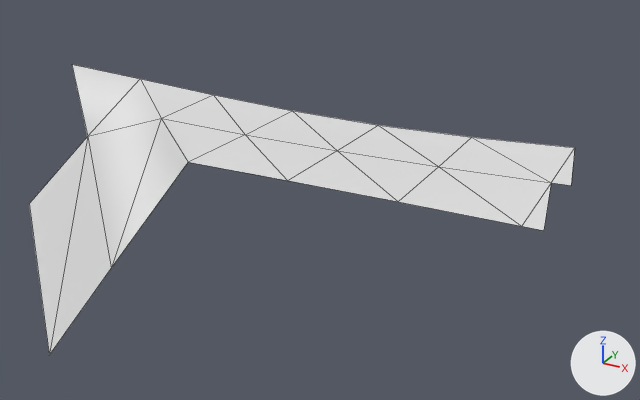
Renders of the OBJ model models/areas/flats/preview_sand_-3_-2.obj from each side of a commit.
One viewpoint serves both versions: a 50 mm camera at (-44.6, 4.6, 18.6) aimed at (-57.3, 27.8, 7.0). Every picture has the same lights, and +X, +Y and +Z are marked at lower right. The first picture is the older version. Mesh edges are drawn as thin lines. Where no turn or scale is listed for an object, it has been applied to the vertices. Vertices at exactly the same position are counted once.

The first picture shows 'preview_sand_-3_-2'.
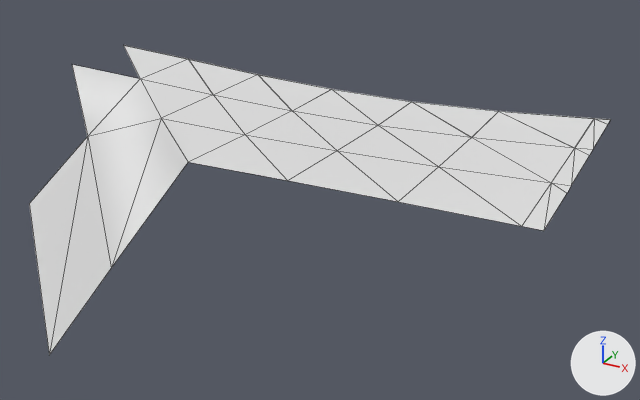
Changed parts and their boxes [x1, y1, x2, y2] in the pictures (640 x 400 px):
```json
{"object": "preview_sand_-3_-2", "change": "reshaped", "before": [29, 65, 575, 355], "after": [29, 45, 611, 355], "on screen": "7% wider, 7% taller"}
{"part": 1, "of": "me_preview_sand__3__2", "change": "added", "after": [123, 45, 611, 230]}
```

The change, as JSON lines over the scene's bpy script:
```json
{"block": "me_preview_sand__3__2", "where": "# used by ob_preview_sand__3__2; location = (0.0, 0.0, 0.0)"}
{"op": "remove", "block": "me_preview_sand__3__2", "code": "me_preview_sand__3__2.from_pydata(...)  # 22 vertices, 24 faces; spans x -67.6..-48.8, y 22.0..28.8, z 2.2..10.2"}
{"op": "add", "block": "me_preview_sand__3__2", "code": "me_preview_sand__3__2.from_pydata(...)  # 55 vertices, 49 faces; spans x -67.8..-48.8, y 22.0..31.8, z 2.2..10.2"}
{"block": "me_preview_sand__3__2", "change": "me_preview_sand__3__2 part 1"}
{"block": "me_preview_sand__3__2", "change": "33 vertices are added at x -67.8..-49.0, y 25.3..31.8, z 9.6..10.2"}
{"block": "me_preview_sand__3__2", "change": "25 new faces join them"}
```
